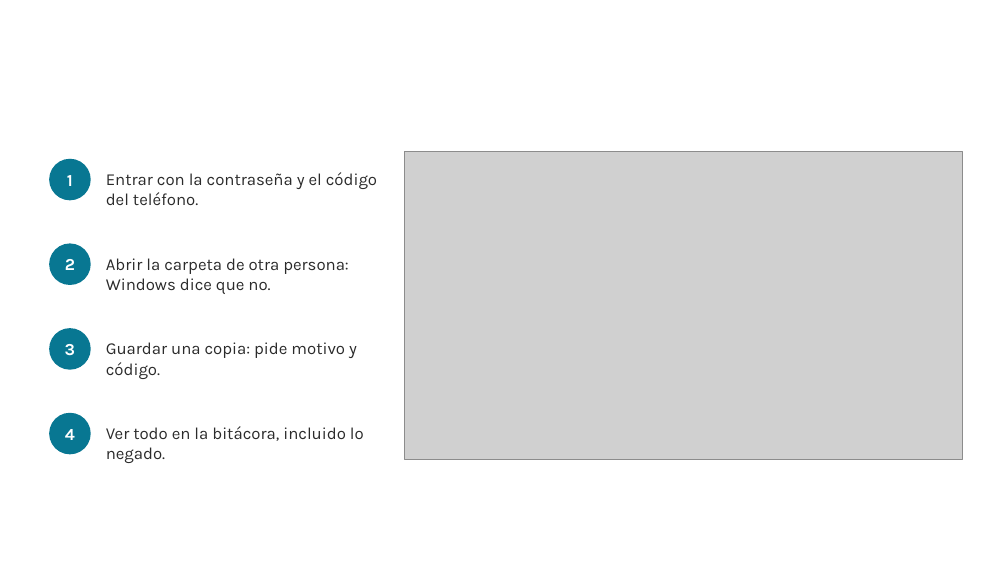
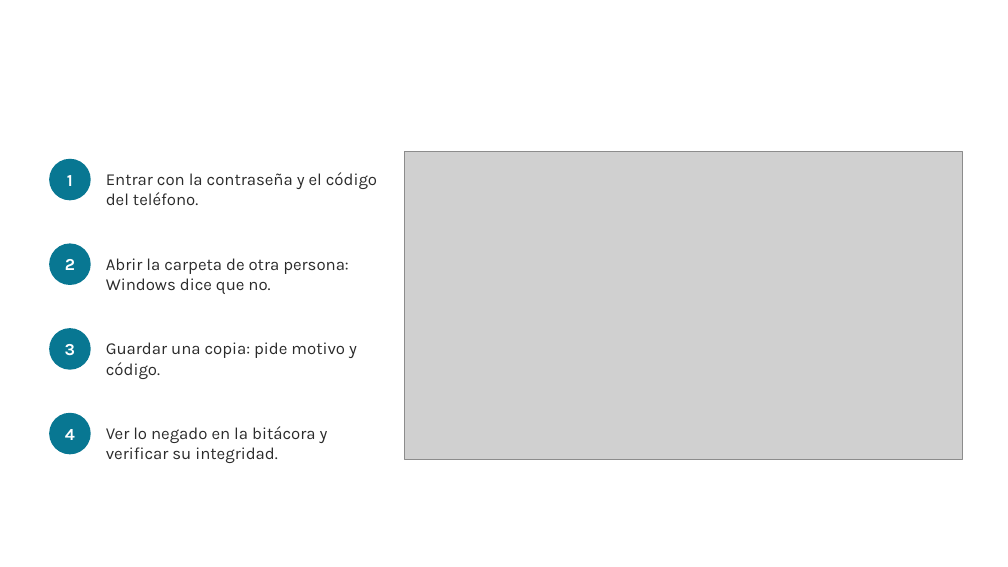
Before and after one commit to yanni2327/custodia, a slide deck: slide 14 of docs/Custodia_charla_TED.pptx (slide 10 before the commit). Drawn at 1008x567 pixels with LibreOffice and Linux fonts; fonts in the diff are those of the drawing; grey boxes stand for pictures; background and template pictures are left out. Boxes give left, top, right and bottom in pixels: in the first picture for what was removed or moved away, otherwise in the second. Text is boxed around its words. In the diff, an @@ line names an element or a change of style, - is before the commit and + after.

```diff
--- a/docs/Custodia_charla_TED.pptx
+++ b/docs/Custodia_charla_TED.pptx
@@ text at (x1=106, y1=426, x2=328, y2=463): text changed @@
-Ver todo en la bitácora, incluido lo negado.
+Ver lo negado en la bitácora y verificar su integridad.
```
Also in this commit, not shown: 8 other slides changed, 4 slides added, 1 other file.
